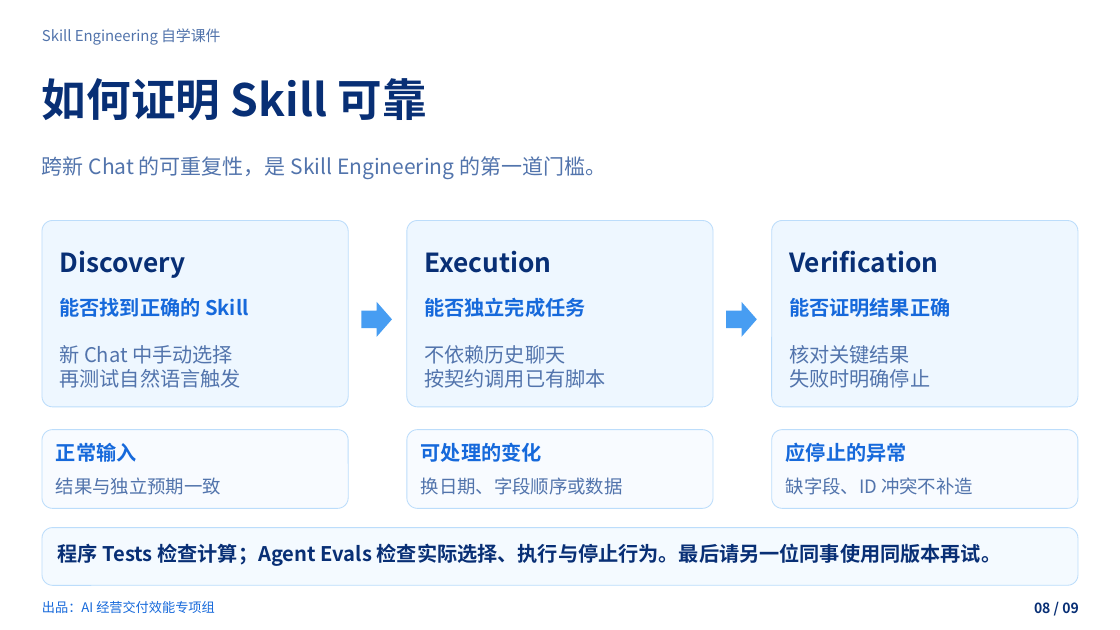
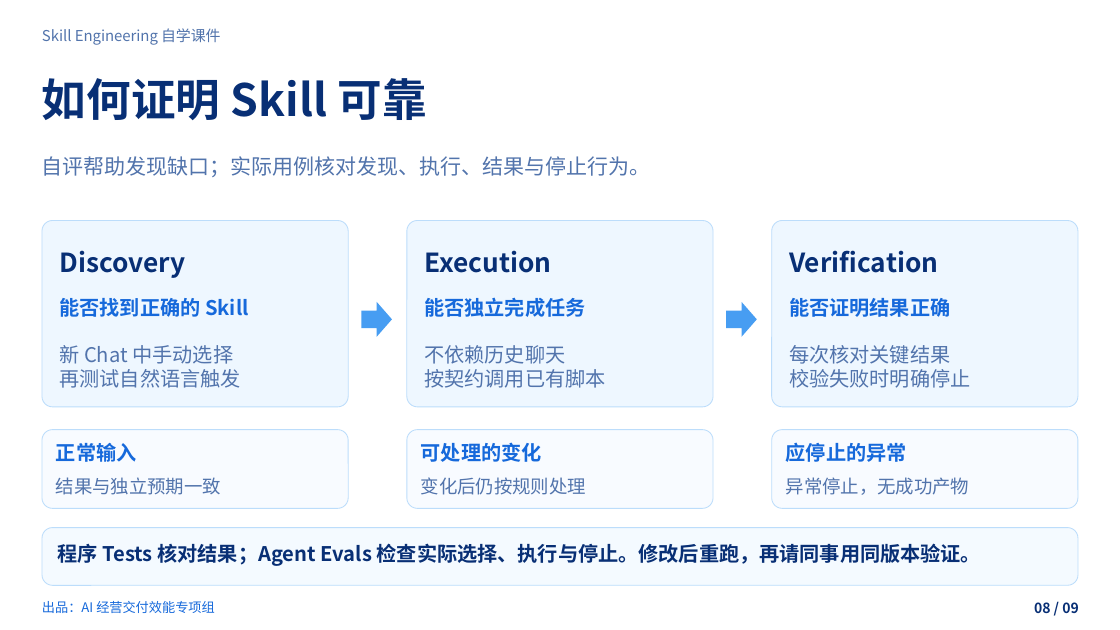
Before and after one commit to zhangjian0410/skill-engineering-guide, a slide deck: slide 8 of dist/downloads/skill-engineering.pptx. Drawn at 1120x630 pixels with LibreOffice and Linux fonts; fonts in the diff are those of the drawing; background and template pictures are left out. Boxes give left, top, right and bottom in pixels: in the first picture for what was removed or moved away, otherwise in the second. Text is boxed around its words. In the diff, an @@ line names an element or a change of style, - is before the commit and + after.

```diff
--- a/dist/downloads/skill-engineering.pptx
+++ b/dist/downloads/skill-engineering.pptx
@@ text at box(42, 156, 651, 177): text changed @@
-跨新 Chat 的可重复性，是 Skill Engineering 的第一道门槛。
+自评帮助发现缺口；实际用例核对发现、执行、结果与停止行为。
@@ text at box(789, 345, 970, 388): text changed @@
-核对关键结果
-失败时明确停止
+每次核对关键结果
+校验失败时明确停止
@@ text at box(421, 477, 586, 495): text changed @@
-换日期、字段顺序或数据
+变化后仍按规则处理
@@ text at box(786, 477, 969, 495): text changed @@
-缺字段、ID 冲突不补造
+异常停止，无成功产物
@@ text at box(58, 543, 981, 566): text changed @@
-程序 Tests 检查计算；Agent Evals 检查实际选择、执行与停止行为。最后请另一位同事使用同版本再试。
+程序 Tests 核对结果；Agent Evals 检查实际选择、执行与停止。修改后重跑，再请同事用同版本验证。
```
Also in this commit, not shown: 3 other slides changed, 26 other files.
